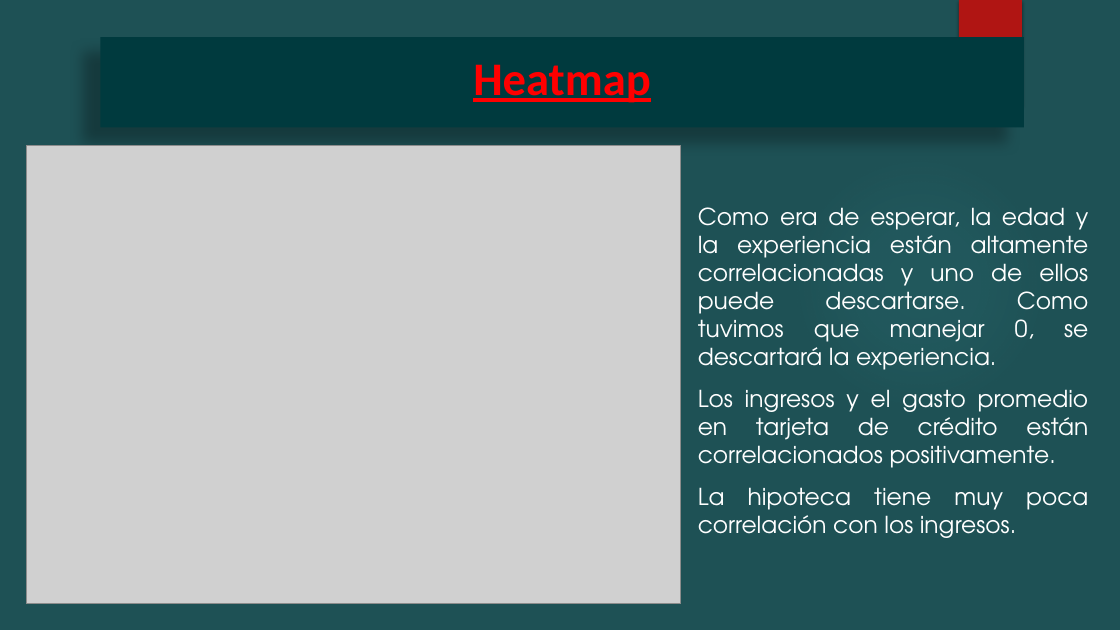
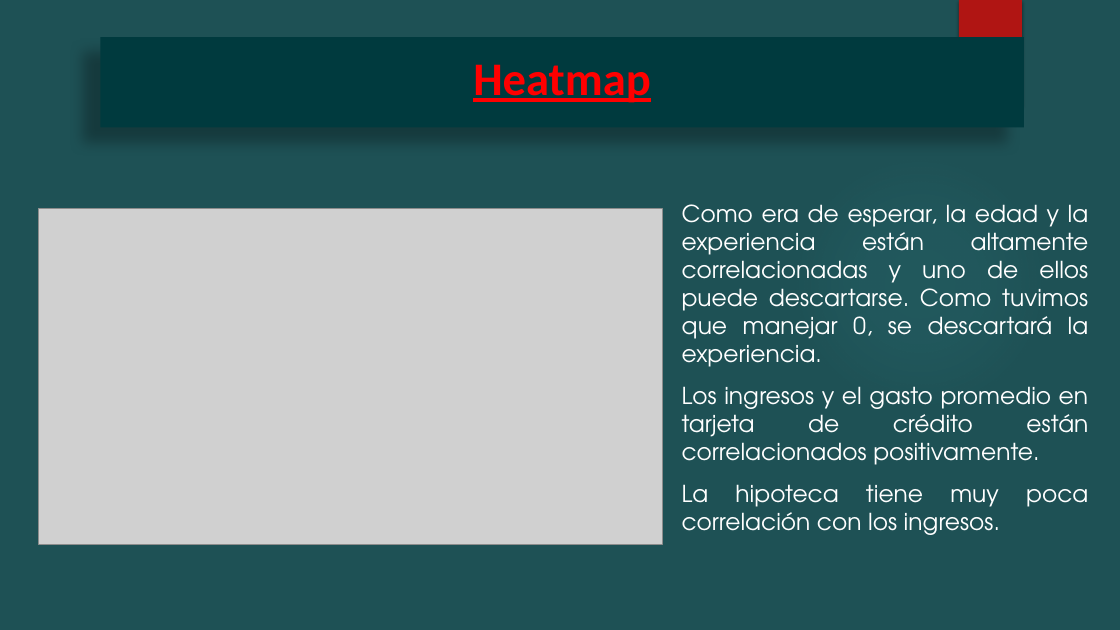
Before and after one commit to Augustobar1991/Proyecto-Coderhouse-Data-Science, a slide deck: slide 14 of Bank/Entrega/Modelado de Prestamos Personales Thera Bank.pptx (slide 13 before the commit). Drawn at 1120x630 pixels with LibreOffice and Linux fonts; fonts in the diff are those of the drawing; grey boxes stand for pictures; background and template pictures are left out. Boxes give left, top, right and bottom in pixels: in the first picture for what was removed or moved away, otherwise in the second. Text is boxed around its words. In the diff, an @@ line names an element or a change of style, - is before the commit and + after.

```diff
--- a/Bank/Entrega/Modelado de Prestamos Personales Thera Bank.pptx
+++ b/Bank/Entrega/Modelado de Prestamos Personales Thera Bank.pptx
@@ picture: place and size @@
-picture at box(26, 145, 681, 603)
+picture at box(39, 209, 662, 545)
@@ text "Como era de esperar, la ..." rewrapped from box(698, 207, 1089, 538) to box(682, 204, 1089, 535) @@
```
Also in this commit, not shown: 9 other slides changed, 15 slides added, 2 other files.
